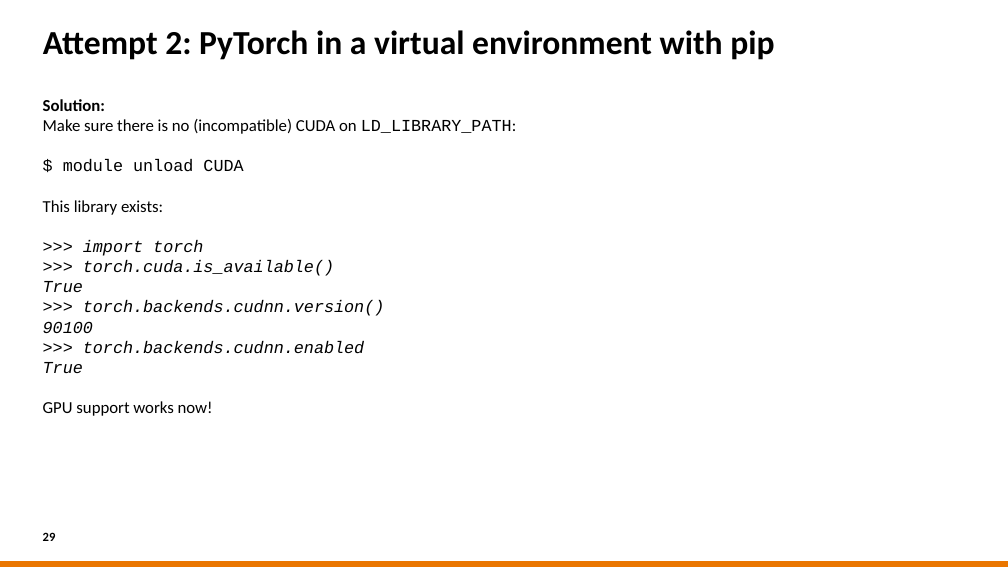
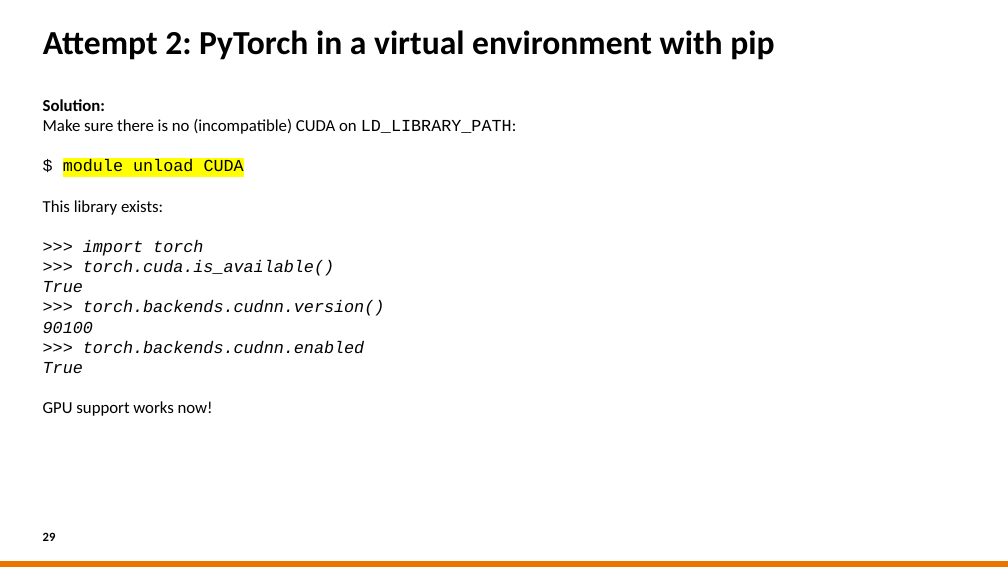
Before and after one commit to sara-nl/HPML-course-materials, a slide deck: slide 29 of Day2/slides/Software_installations_on_HPC_systems.pptx. Drawn at 1008x567 pixels with LibreOffice and Linux fonts; fonts in the diff are those of the drawing; background and template pictures are left out. Boxes give left, top, right and bottom in pixels: in the first picture for what was removed or moved away, otherwise in the second. Text is boxed around its words. In the diff, an @@ line names an element or a change of style, - is before the commit and + after.

```diff
--- a/Day2/slides/Software_installations_on_HPC_systems.pptx
+++ b/Day2/slides/Software_installations_on_HPC_systems.pptx
@@ text at box(63, 159, 244, 172): highlight none to #FFFF00 in "module unload CUDA" @@
```
Also in this commit, not shown: 10 other slides changed, 1 slide removed.
